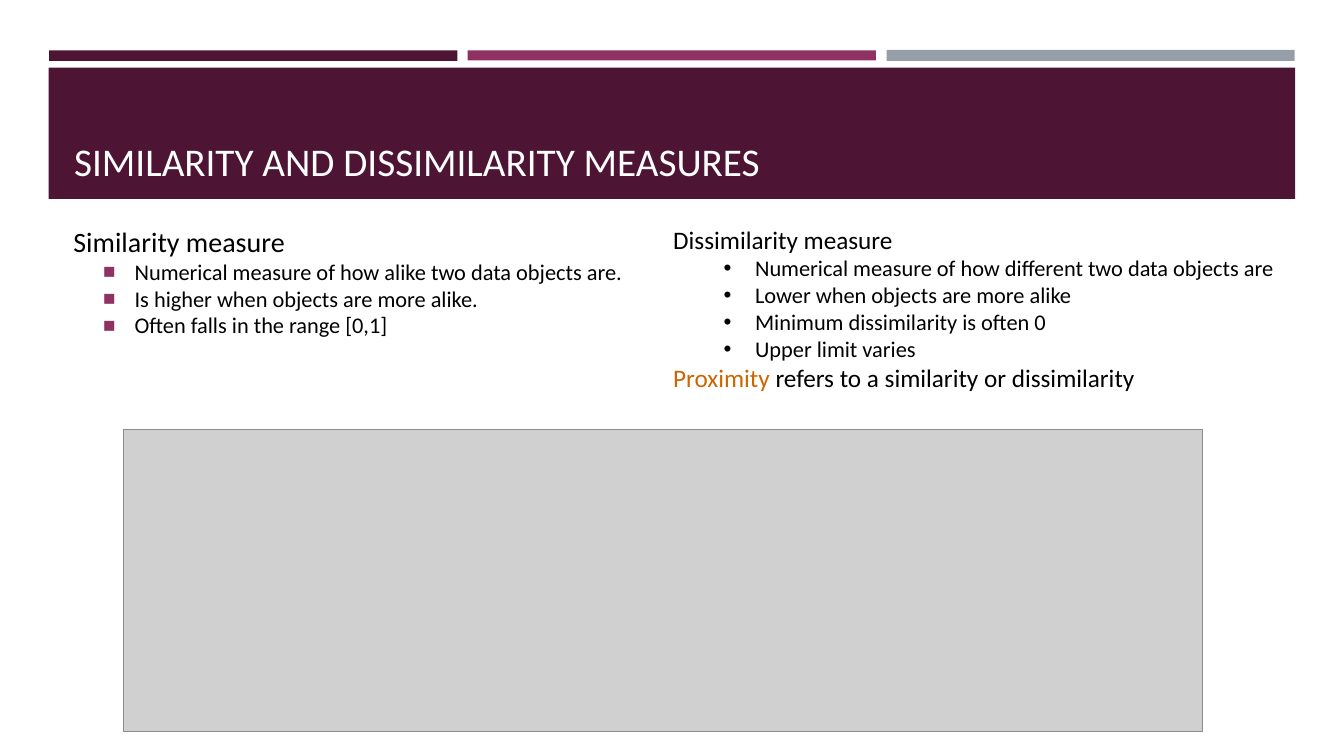
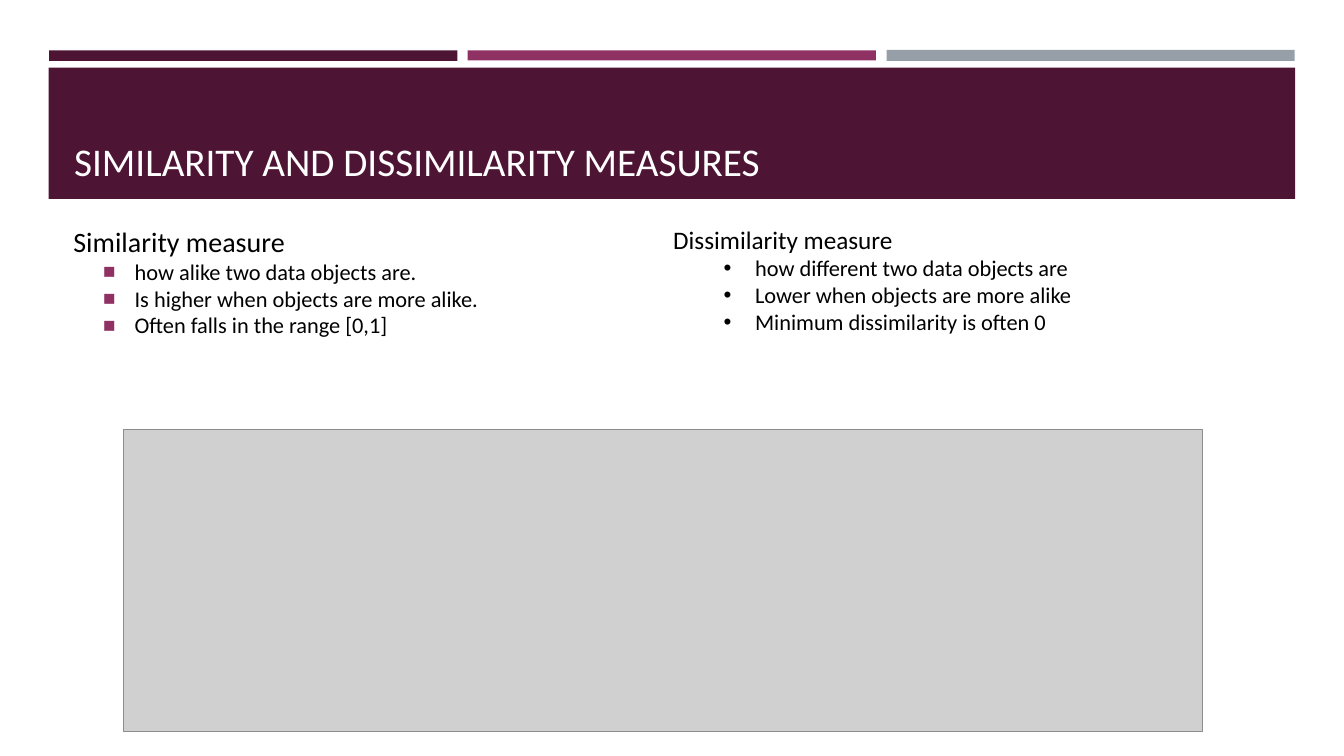
Before and after one commit to BeiyuLinCS/beiyulin.github.io, a slide deck: slide 3 of teach/fall_21/slides/ds_4.pptx. Drawn at 1344x756 pixels with LibreOffice and Linux fonts; fonts in the diff are those of the drawing; grey boxes stand for pictures. Boxes give left, top, right and bottom in pixels: in the first picture for what was removed or moved away, otherwise in the second. Text is boxed around its words. In the diff, an @@ line names an element or a change of style, - is before the commit and + after.

```diff
--- a/teach/fall_21/slides/ds_4.pptx
+++ b/teach/fall_21/slides/ds_4.pptx
@@ text at bbox=[135, 264, 416, 284]: text changed @@
-    ■ Numerical measure of how alike two data objects are.
+    ■ how alike two data objects are.
@@ text at bbox=[755, 260, 1067, 280]: text changed @@
-  • Numerical measure of how different two data objects are
+  • how different two data objects are
@@ text at bbox=[673, 341, 1135, 391]: paragraphs removed @@
-  • Upper limit varies
-Proximity refers to a similarity or dissimilarity
```
Also in this commit, not shown: 11 other slides changed, 1 slide added, 18 slides removed, 10 other files.
